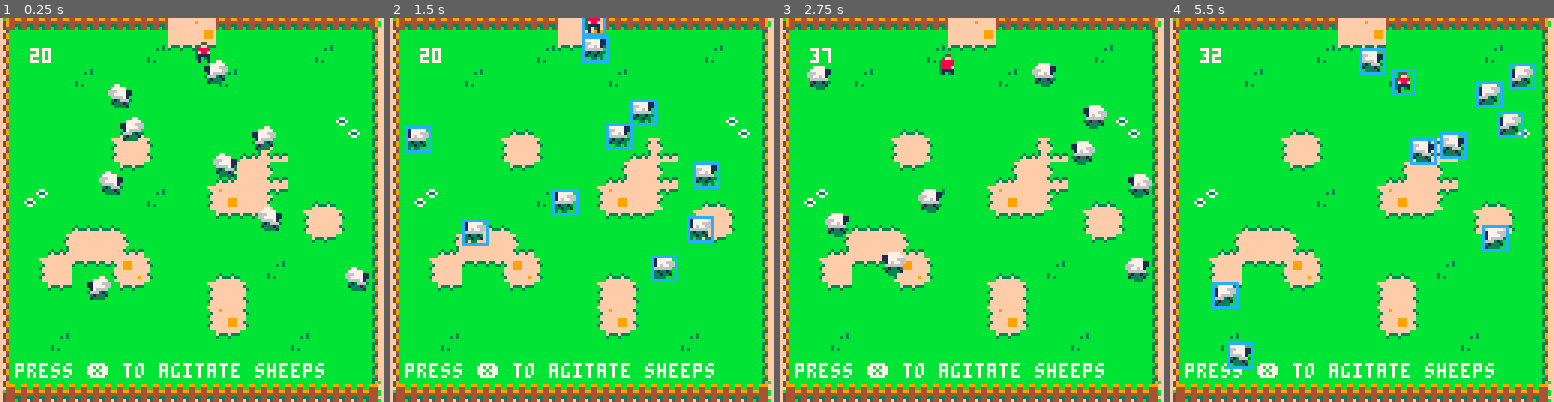
Above: before the commit, frames 1-4 (left to right).
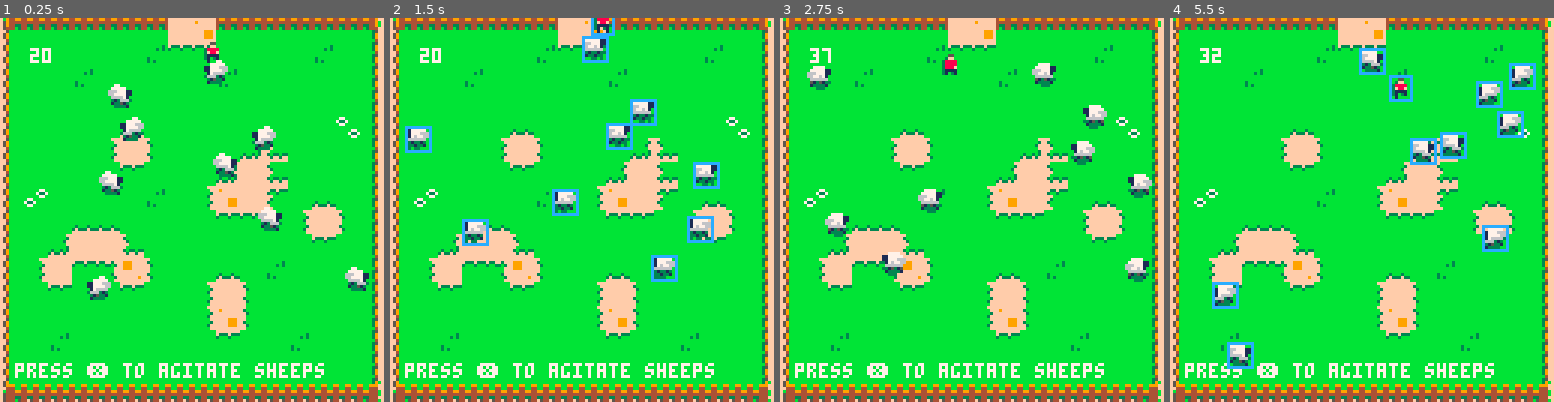
Above: after the commit, the same moments.

Repository: derpycoder/bull-sheep
Game: PICO-8 cartridge bull_sheep.p8
Same seed, same stepped clock (60 frames per second), same inputs: the game is played once before the commit and once after it.
Inputs:
- Up to frame 1 (0.25 s): no input
- Up to frame 2 (1.5 s): tap O (Z key) at 0.33, 0.7, 1.43 s; tap X (X key) at 1.07 s
- Up to frame 3 (2.75 s): hold Left 1.97-2.37 s; tap X (X key) at 2.07, 2.4, 2.73 s; tap O (Z key) at 2.22 s; hold Down from 2.42 s (still down)
- Up to frame 4 (5.5 s): release Down at 2.82 s; hold Right 2.87-3.53 s; tap X (X key) every 0.33 s from 3.07 to 5.4 s; tap O (Z key) at 3.1, 3.98, 4.87 s; hold Up 3.58-4.08 s; hold Right 4.13-4.53 s; hold Down 4.58-5.08 s; hold Left from 5.13 s (still down)

The runs differ from the first frame. In frame 1, 0.2% of the frame differs, in the area x 50-58%, y 6-12%; in frame 2, 0.3%; in frame 3, 0.1%; in frame 4, 0.5%, in the area x 57-65%, y 13-22%.

Commit message:
Slight Parameter Change

Diff:
--- a/bull_sheep.p8
+++ b/bull_sheep.p8
@@ -172,10 +172,10 @@
    end
 
    if not btn_dir.x then
-     self.velocity[1] /= 2
+    self.velocity[1] /= 1.3
    end
    if not btn_dir.y then
-    self.velocity[2] /= 2
+    self.velocity[2] /= 1.3
    end
 
    if self.x <= 2 or 118 <= self.x then
